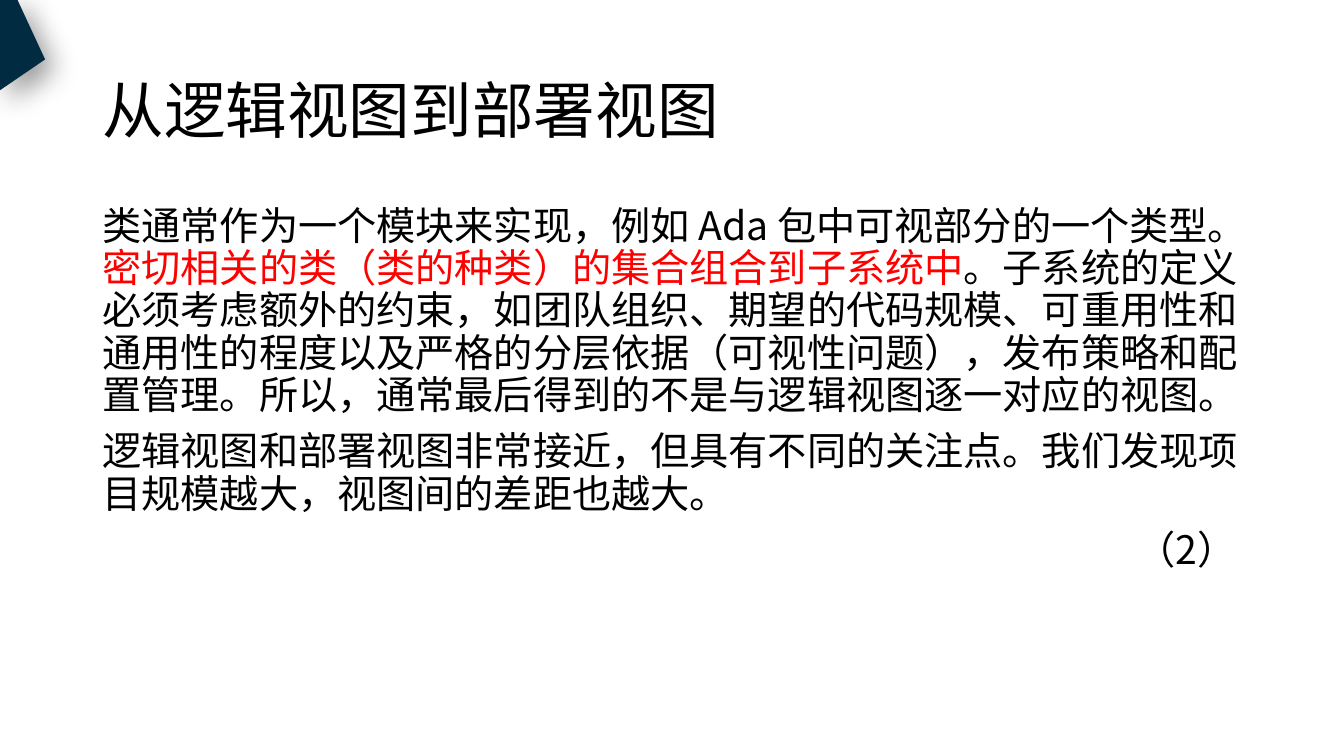
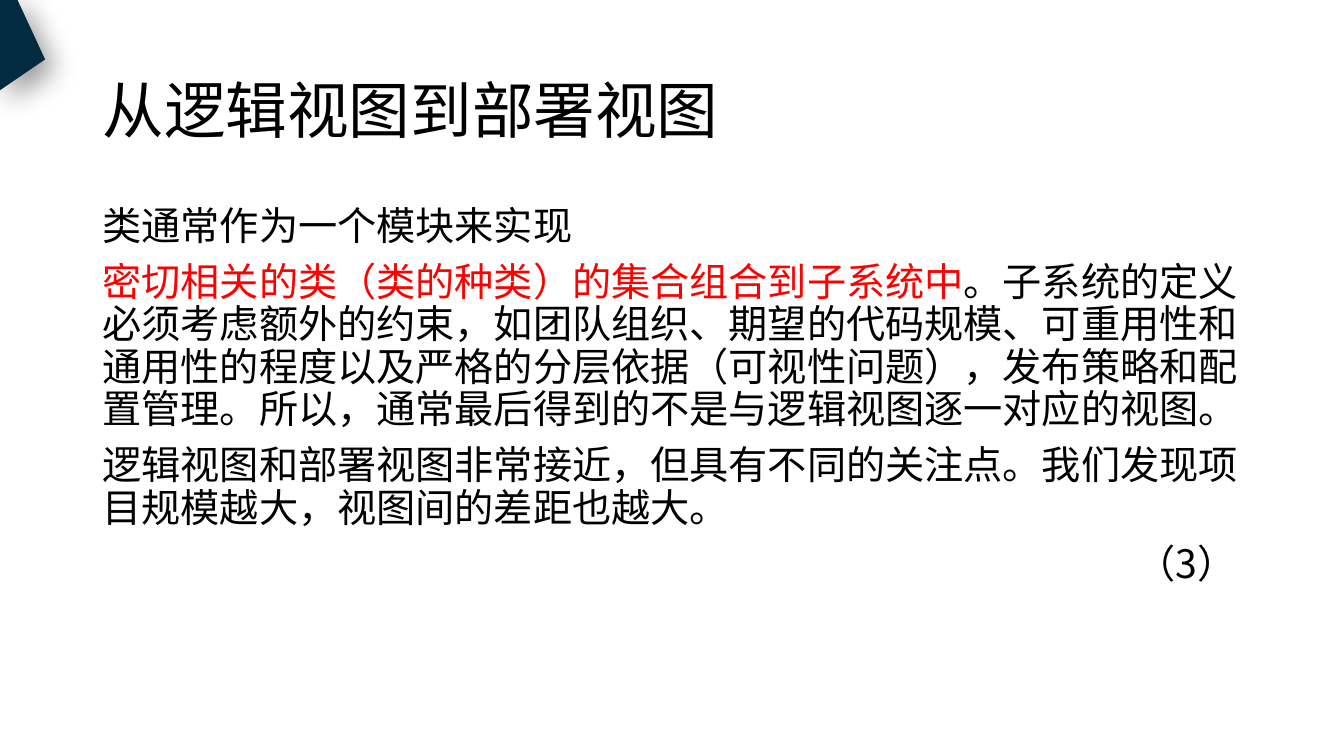
Before and after one commit to PRD2018-G18/PRD2018, a slide deck: slide 48 of 非受控文档/过程文档/UML/UML基础4/UML基础4.pptx (slide 44 before the commit). Drawn at 1344x756 pixels with LibreOffice and Linux fonts; fonts in the diff are those of the drawing. Boxes give left, top, right and bottom in pixels: in the first picture for what was removed or moved away, otherwise in the second. Text is boxed around its words. In the diff, an @@ line names an element or a change of style, - is before the commit and + after.

```diff
--- a/非受控文档/过程文档/UML/UML基础4/UML基础4.pptx
+++ b/非受控文档/过程文档/UML/UML基础4/UML基础4.pptx
@@ text at (x1=102, y1=207, x2=1237, y2=427): text changed @@
-类通常作为一个模块来实现，例如 Ada 包中可视部分的一个类型。密切相关的类（类的种类）的集合组合到子系统中。子系统的定义必须考虑额外的约束，如团队组织、期望的代码规模、可重用性和通用性的程度以及严格的分层依据（可视性问题），发布策略和配置管理。所以，通常最后得到的不是与逻辑视图逐一对应的视图。
+类通常作为一个模块来实现
+密切相关的类（类的种类）的集合组合到子系统中。子系统的定义必须考虑额外的约束，如团队组织、期望的代码规模、可重用性和通用性的程度以及严格的分层依据（可视性问题），发布策略和配置管理。所以，通常最后得到的不是与逻辑视图逐一对应的视图。
@@ text at (x1=1137, y1=544, x2=1237, y2=582): text changed @@
-（2）
+（3）
```
Also in this commit, not shown: 29 other slides changed, 5 slides added, 14 slides removed, 4 other files.
